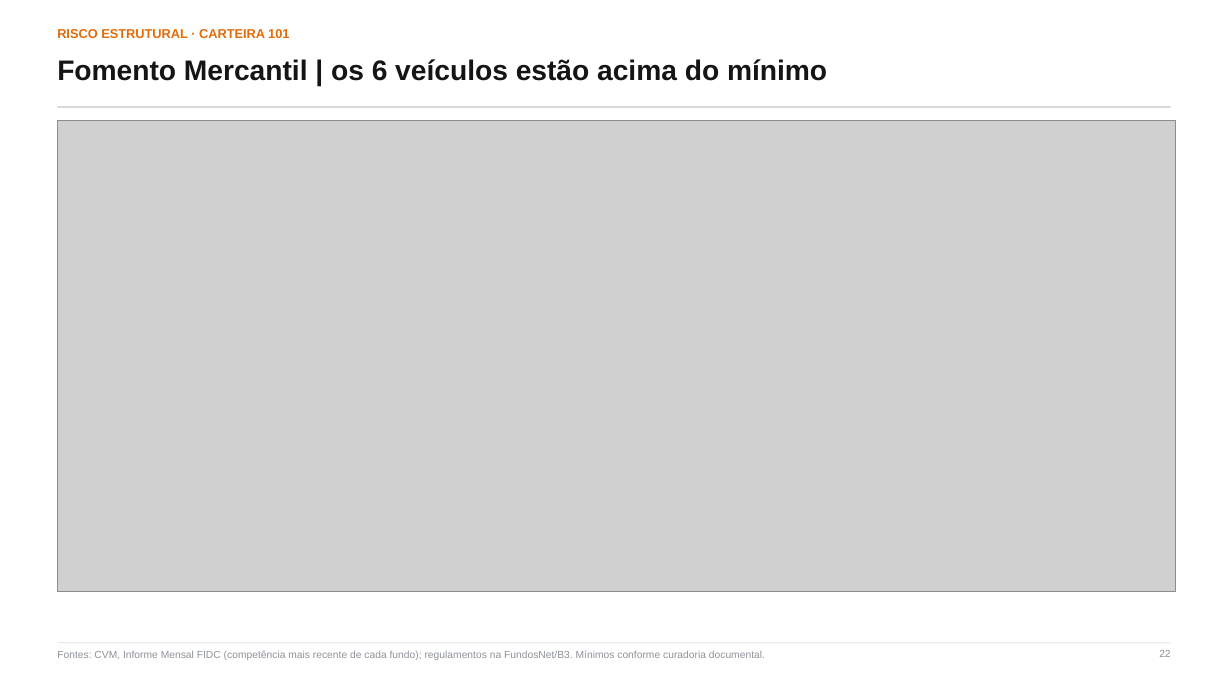
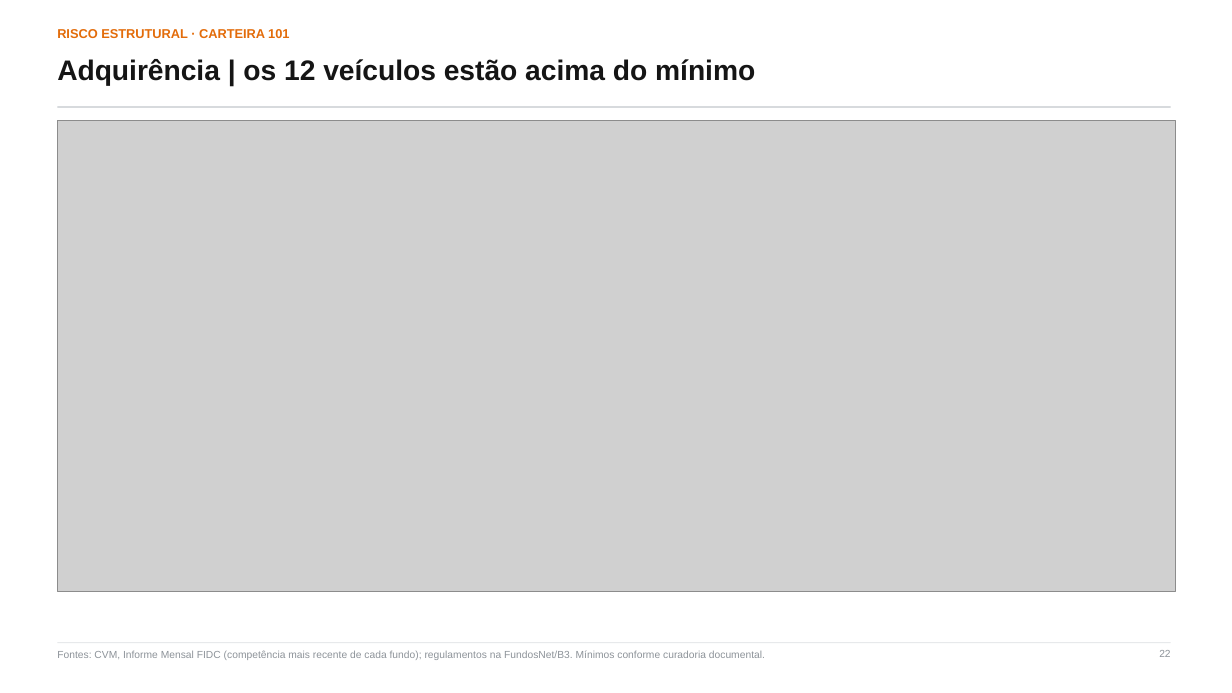
Before and after one commit to abalroar/fidc, a slide deck: slide 22 of outputs/deck_unificado/Panorama_FIDCs_com_Ranking_ANBIMA.pptx. Drawn at 1232x693 pixels with LibreOffice and Linux fonts; fonts in the diff are those of the drawing; grey boxes stand for pictures. Boxes give left, top, right and bottom in pixels: in the first picture for what was removed or moved away, otherwise in the second. Text is boxed around its words. In the diff, an @@ line names an element or a change of style, - is before the commit and + after.

```diff
--- a/outputs/deck_unificado/Panorama_FIDCs_com_Ranking_ANBIMA.pptx
+++ b/outputs/deck_unificado/Panorama_FIDCs_com_Ranking_ANBIMA.pptx
@@ text at [57,59,755,86]: text changed @@
-Fomento Mercantil | os 6 veículos estão acima do mínimo
+Adquirência | os 12 veículos estão acima do mínimo
```
Also in this commit, not shown: 16 other slides changed, 1 slide added, 7 other files.
